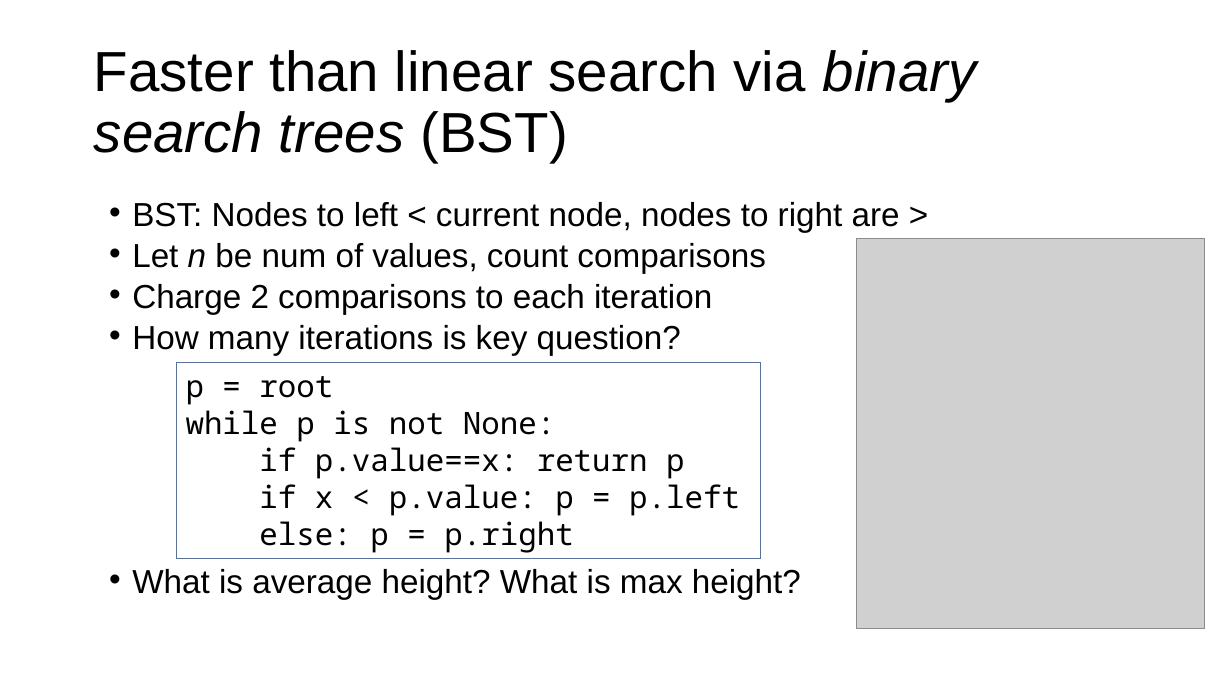
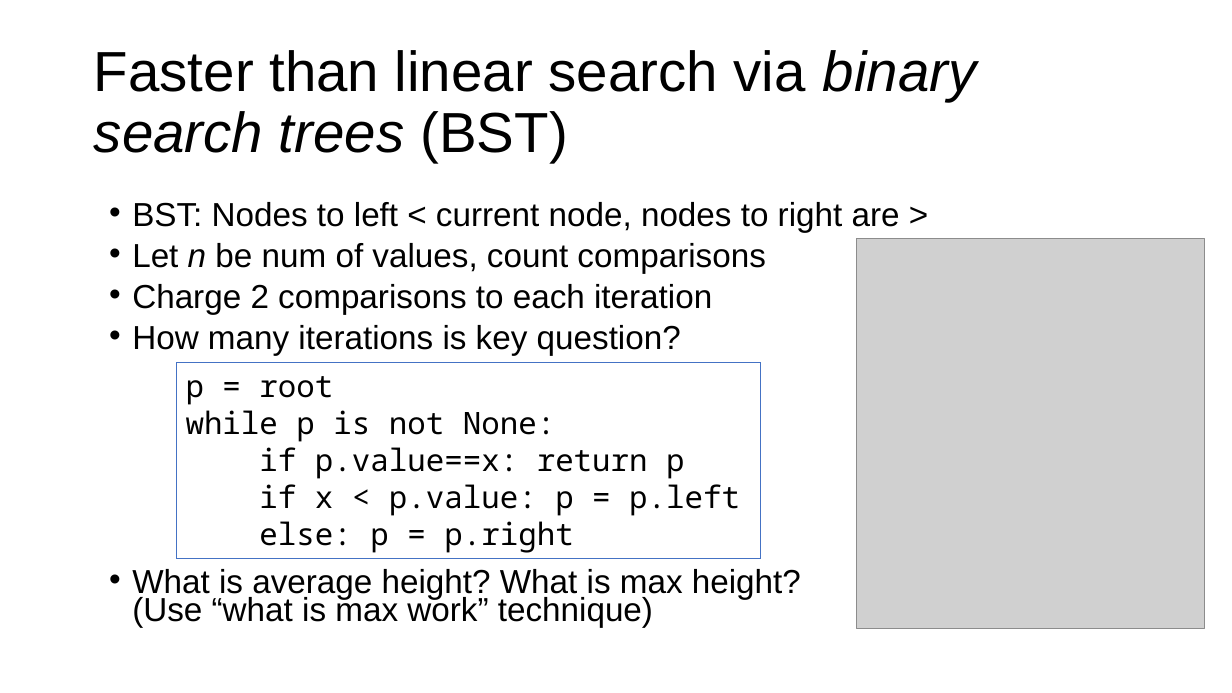
Before and after one commit to parrt/msds689, a slide deck: slide 22 of notes/complexity.pptx (slide 20 before the commit). Drawn at 1232x693 pixels with LibreOffice and Linux fonts; fonts in the diff are those of the drawing; grey boxes stand for pictures; background and template pictures are left out. Boxes give left, top, right and bottom in pixels: in the first picture for what was removed or moved away, otherwise in the second. Text is boxed around its words. In the diff, an @@ line names an element or a change of style, - is before the commit and + after.

```diff
--- a/notes/complexity.pptx
+++ b/notes/complexity.pptx
@@ text at (132, 569, 801, 627): text changed @@
-• What is average height? What is max height?
+• What is average height? What is max height?
+  (Use “what is max work” technique)
```
Also in this commit, not shown: 11 other slides changed, 3 slides added, 1 slide removed, 3 other files.
